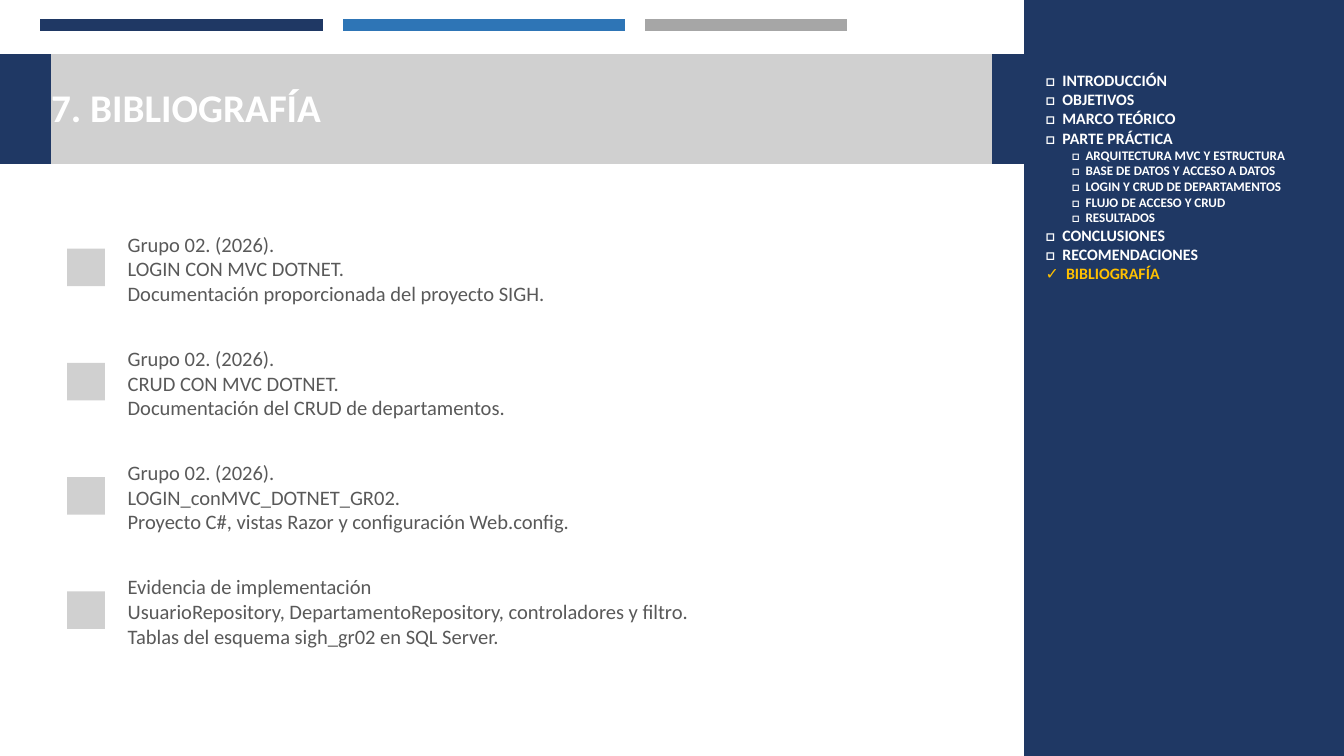
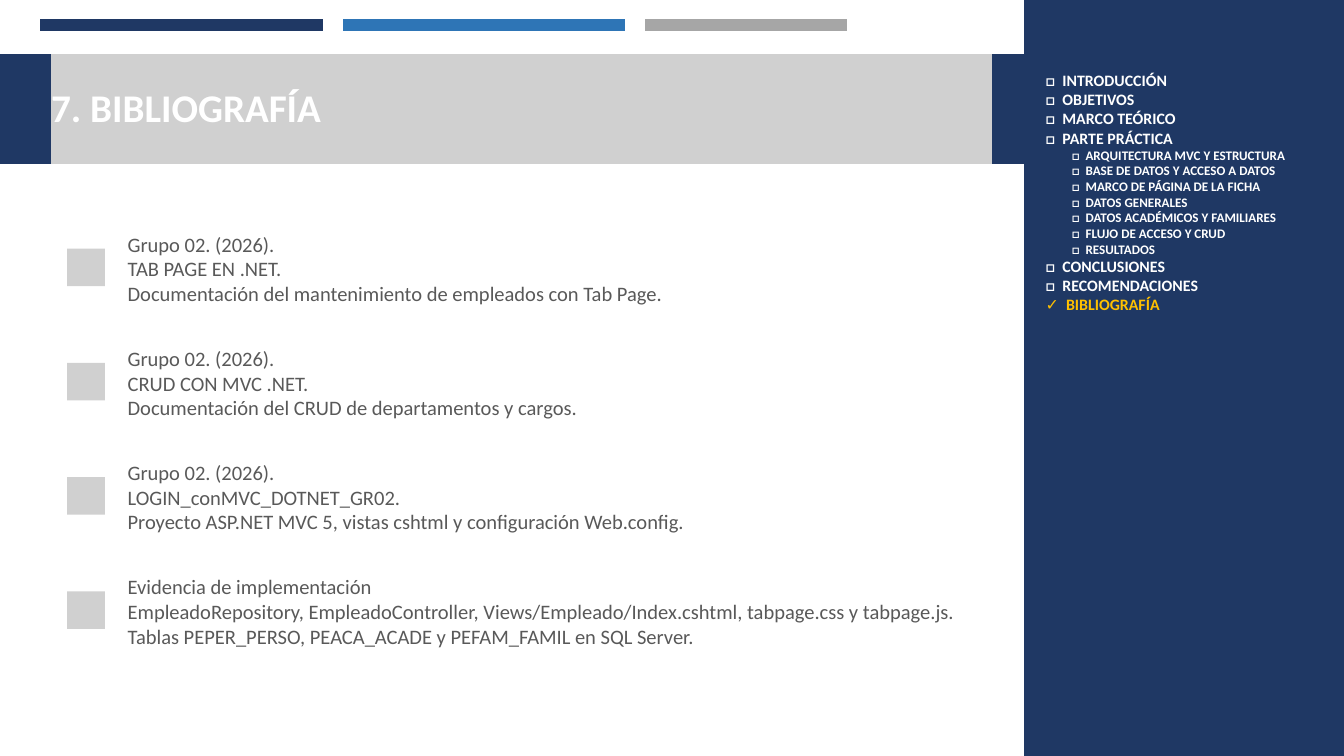
Before and after one commit to Josue-Chango/SIDH_GR02, a slide deck: slide 11 of DOTNET/TABPAGE/02. DOCUMENTACION/TABPAGE_DOTNET_SQL_GR02.pptx (slide 10 before the commit). Drawn at 1344x756 pixels with LibreOffice and Linux fonts; fonts in the diff are those of the drawing; grey boxes stand for pictures. Boxes give left, top, right and bottom in pixels: in the first picture for what was removed or moved away, otherwise in the second. Text is boxed around its words. In the diff, an @@ line names an element or a change of style, - is before the commit and + after.

Commit message:
presentacion tabpage

```diff
--- a/DOTNET/TABPAGE/02. DOCUMENTACION/TABPAGE_DOTNET_SQL_GR02.pptx
+++ b/DOTNET/TABPAGE/02. DOCUMENTACION/TABPAGE_DOTNET_SQL_GR02.pptx
@@ text at (1086, 180, 1276, 222): text changed @@
-□ LOGIN Y CRUD DE DEPARTAMENTOS
+□ MARCO DE PÁGINA DE LA FICHA
+□ DATOS GENERALES
+□ DATOS ACADÉMICOS Y FAMILIARES
@@ text at (128, 262, 662, 305): text changed @@
-LOGIN CON MVC DOTNET.
-Documentación proporcionada del proyecto SIGH.
+TAB PAGE EN .NET.
+Documentación del mantenimiento de empleados con Tab Page.
@@ text at (128, 377, 577, 419): text changed @@
-CRUD CON MVC DOTNET.
-Documentación del CRUD de departamentos.
+CRUD CON MVC .NET.
+Documentación del CRUD de departamentos y cargos.
@@ text at (128, 514, 683, 533): text changed @@
-Proyecto C#, vistas Razor y configuración Web.config.
+Proyecto ASP.NET MVC 5, vistas cshtml y configuración Web.config.
@@ text at (128, 604, 954, 648): text changed @@
-UsuarioRepository, DepartamentoRepository, controladores y filtro.
-Tablas del esquema sigh_gr02 en SQL Server.
+EmpleadoRepository, EmpleadoController, Views/Empleado/Index.cshtml, tabpage.css y tabpage.js.
+Tablas PEPER_PERSO, PEACA_ACADE y PEFAM_FAMIL en SQL Server.
```
Also in this commit, not shown: 9 other slides changed, 1 slide added.
